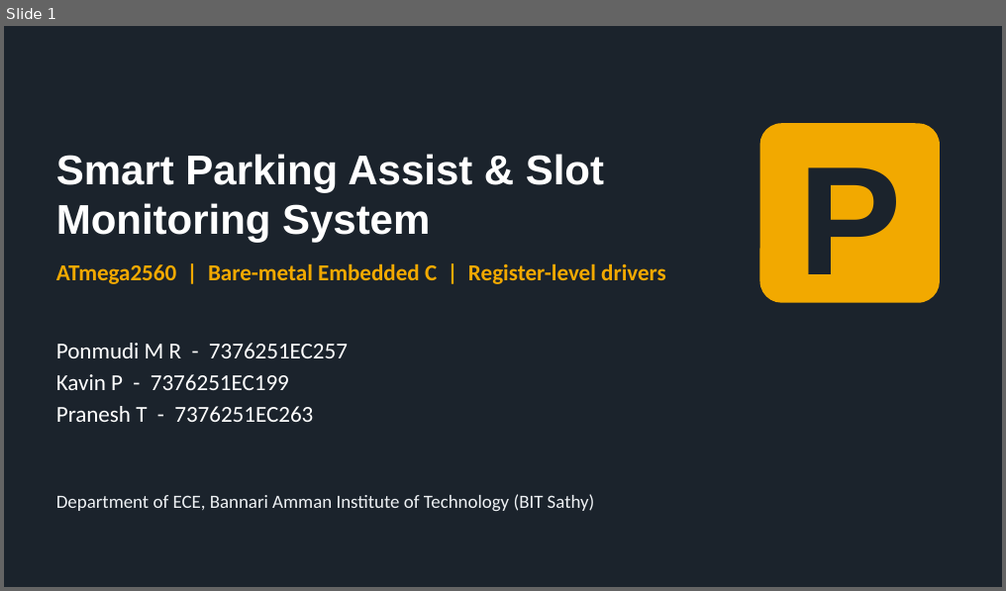
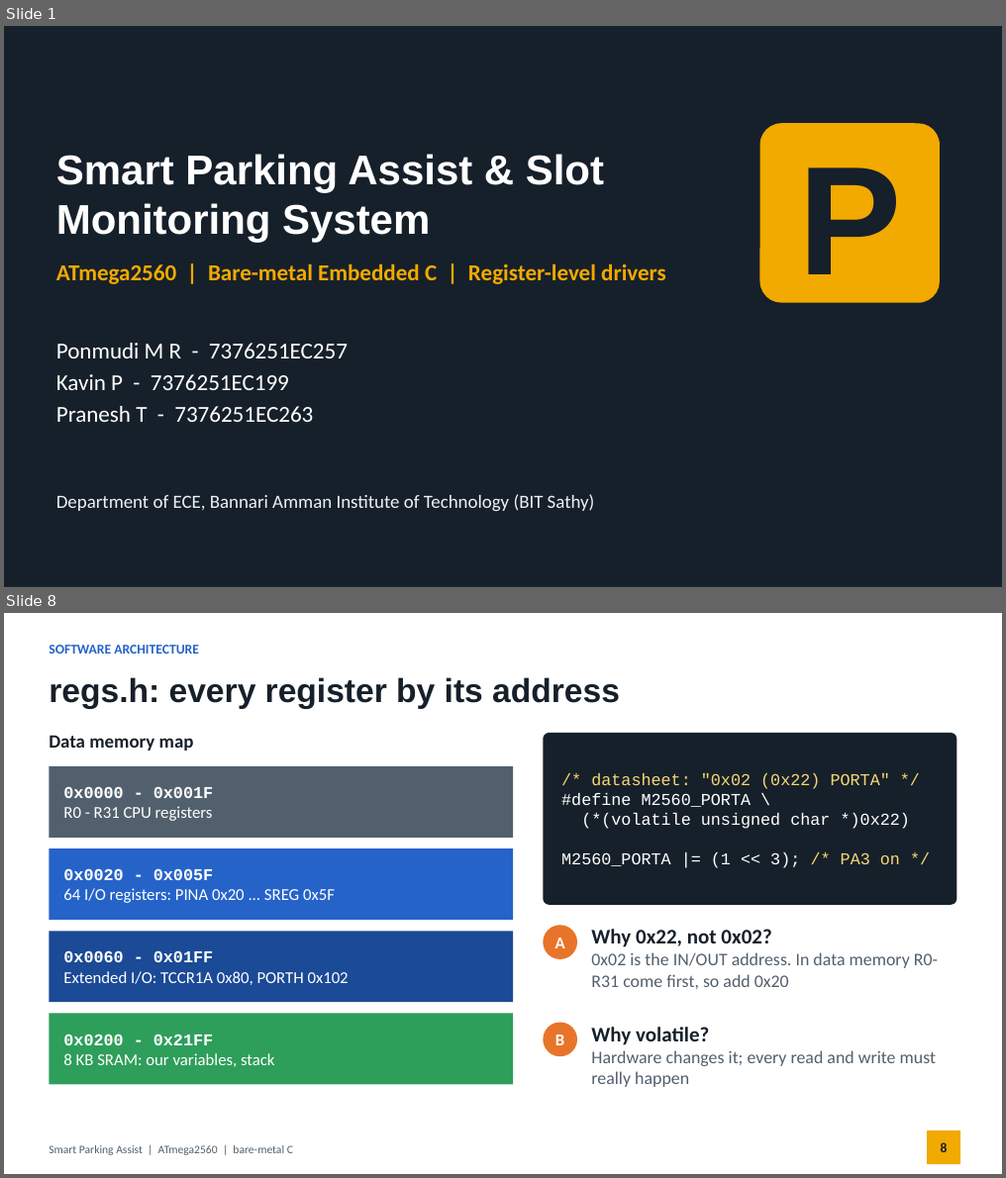
Before and after one commit to ponmudimr/atmega2560-baremetal-drivers, a slide deck: docs/Smart_Parking_Presentation.pptx. Shown one above the other, each under a label of ours: slide 1 before the commit, slides 1 and 8 after it; the slides between them are not shown. The pictures are 1006x591 and 1006x1178 pixels, drawn with LibreOffice and Linux fonts; fonts in the diff are those of the drawing. Boxes give left, top, right and bottom in pixels: in the first picture for what was removed or moved away, otherwise in the second. Text is boxed around its words. In the diff, an @@ line names an element or a change of style, - is before the commit and + after.

Commit message:
Add t_lcd_song test and update Smart Parking presentation

```diff
--- a/docs/Smart_Parking_Presentation.pptx
+++ b/docs/Smart_Parking_Presentation.pptx
@@ slide 8 added at bbox=[4, 613, 1002, 1174], background #FFFFFF @@
@@ text added at bbox=[49, 645, 199, 654], 13 pt, text #2563C9, bold @@
+SOFTWARE ARCHITECTURE
@@ title added at bbox=[49, 677, 620, 709], 32 pt, text #16202A, bold @@
+regs.h: every register by its address
@@ text added at bbox=[49, 735, 194, 751], 18 pt, text #16202A, bold @@
+Data memory map
@@ rounded rectangle added at bbox=[543, 733, 957, 905], fill #16202A @@
@@ rectangle added at bbox=[49, 766, 513, 838], fill #52606D @@
@@ text added at bbox=[63, 787, 213, 821], 16 pt, text #FFFFFF @@
+0x0000 - 0x001F
+R0 - R31 CPU registers
@@ text added at bbox=[561, 773, 910, 868], 16 pt, text #FFFFFF @@
+/* datasheet: "0x02 (0x22) PORTA" */
+#define M2560_PORTA \
+(*(volatile unsigned char *)0x22)
+M2560_PORTA |= (1 << 3); /* PA3 on */
@@ rectangle added at bbox=[49, 849, 513, 920], fill #2563C9 @@
@@ text added at bbox=[63, 868, 335, 903], 16 pt, text #FFFFFF @@
+0x0020 - 0x005F
+64 I/O registers: PINA 0x20 ... SREG 0x5F
@@ rectangle added at bbox=[49, 931, 513, 1002], fill #1B4A96 @@
@@ ellipse added at bbox=[543, 925, 577, 959], fill #E8742A @@
@@ text added at bbox=[555, 938, 565, 949], 16 pt, text #FFFFFF, bold @@
+A
@@ text added at bbox=[591, 929, 938, 989], 17 pt, text #52606D @@
+Why 0x22, not 0x02?
+0x02 is the IN/OUT address. In data memory R0-R31 come first, so add 0x20
@@ text added at bbox=[63, 951, 349, 985], 16 pt, text #FFFFFF @@
+0x0060 - 0x01FF
+Extended I/O: TCCR1A 0x80, PORTH 0x102
@@ rectangle added at bbox=[49, 1014, 513, 1084], fill #2E9E5B @@
@@ ellipse added at bbox=[543, 1023, 577, 1057], fill #E8742A @@
@@ text added at bbox=[591, 1027, 936, 1087], 17 pt, text #52606D @@
+Why volatile?
+Hardware changes it; every read and write must really happen
@@ text added at bbox=[63, 1034, 274, 1067], 16 pt, text #FFFFFF @@
+0x0200 - 0x21FF
+8 KB SRAM: our variables, stack
@@ text added at bbox=[555, 1035, 564, 1046], 16 pt, text #FFFFFF, bold @@
+B
@@ text added at bbox=[49, 1146, 293, 1156], 11 pt, text #52606D @@
+Smart Parking Assist | ATmega2560 | bare-metal C
@@ rectangle added at bbox=[927, 1131, 960, 1164], fill #F2A900 @@
@@ page number added at bbox=[941, 1143, 947, 1153], 13 pt, text #16202A, bold @@
+8
```
Also in this commit, not shown: 8 other slides changed, 10 other slides added, 3 slides removed, 2 other files.
